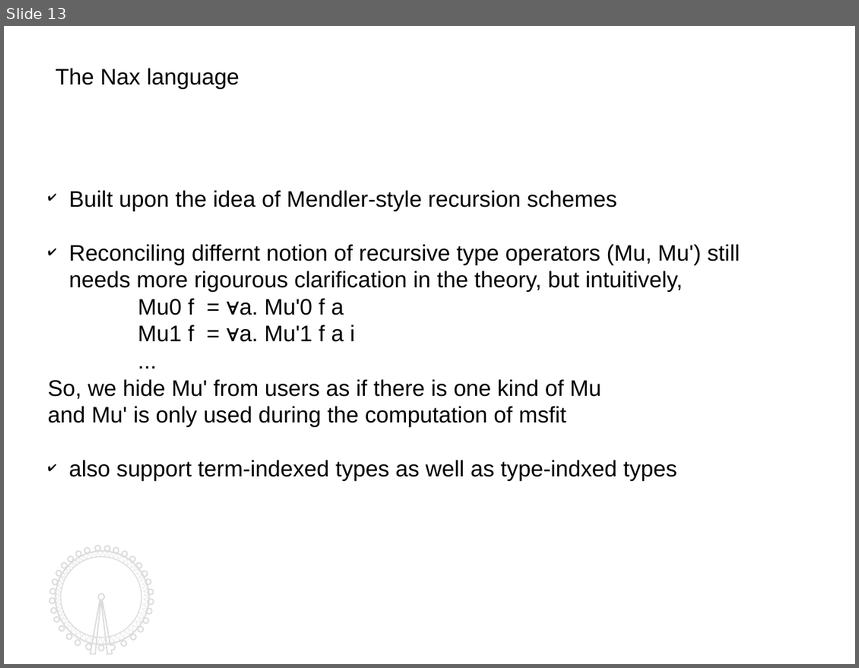
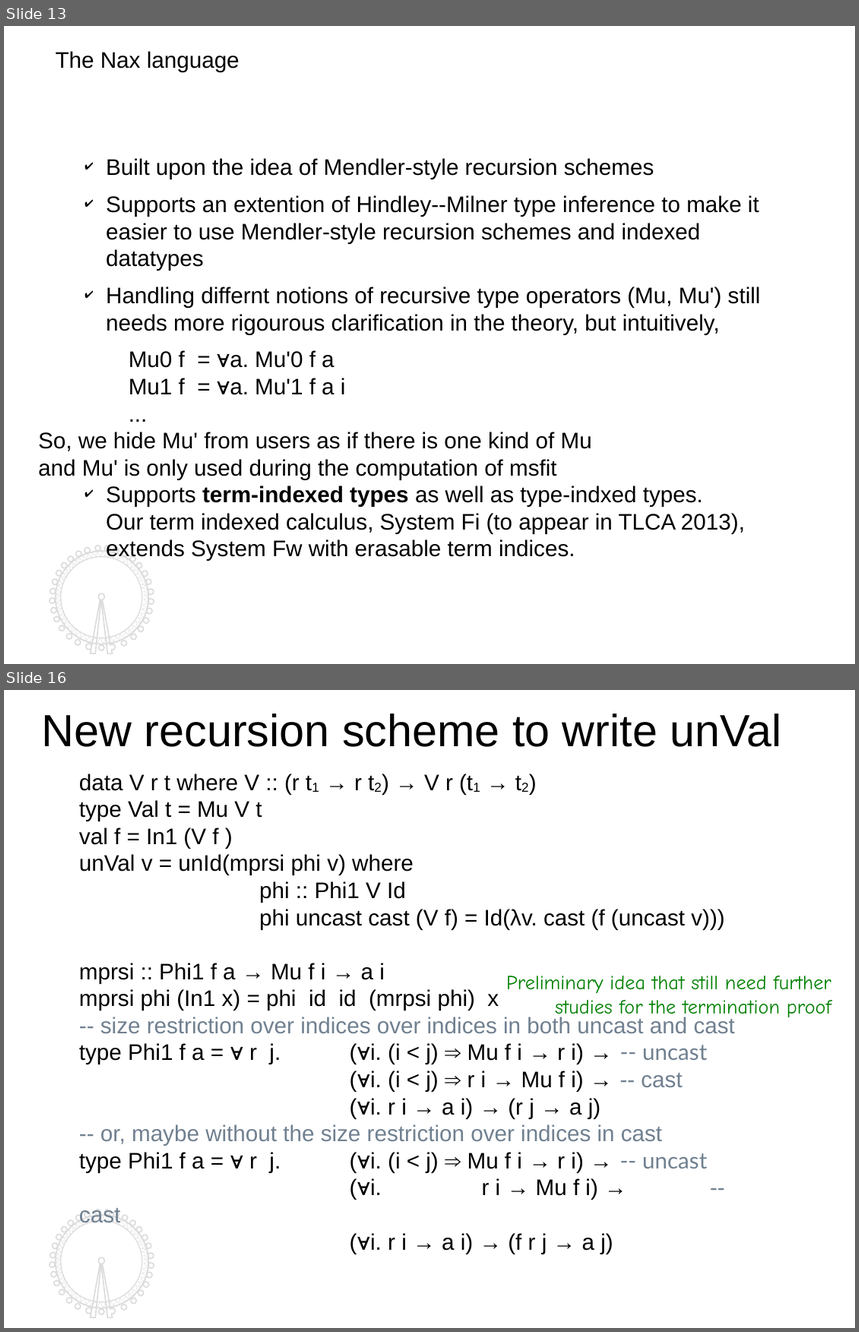
Before and after one commit to kyagrd/nax, a slide deck: trunk/draft/TYPES13/ppt/myslide.odp. Shown one above the other, each under a label of ours: slide 13 before the commit, slides 13 and 16 after it; the slides between them are not shown. The pictures are 859x668 and 859x1332 pixels, drawn with LibreOffice and Linux fonts; fonts in the diff are those of the drawing. Boxes give left, top, right and bottom in pixels: in the first picture for what was removed or moved away, otherwise in the second. Text is boxed around its words. In the diff, an @@ line names an element or a change of style, - is before the commit and + after.

```diff
--- a/trunk/draft/TYPES13/ppt/myslide.odp
+++ b/trunk/draft/TYPES13/ppt/myslide.odp
@@ slide 16 added at box(4, 690, 855, 1328), background #FFFFFF; not listed: 4 template elements that a slide beside it also shows @@
@@ text added at box(42, 714, 781, 747), 36 pt, text #000000 @@
+New recursion scheme to write unVal
@@ text added at box(79, 774, 735, 1254), 18 pt, text #000000 @@
+data V r t where V :: (r t1 → r t2) → V r (t1 → t2)
+type Val t = Mu V t
+val f = In1 (V f )
+unVal v = unId(mprsi phi v) where
+phi :: Phi1 V Id
+phi uncast cast (V f) = Id(λv. cast (f (uncast v)))
+mprsi :: Phi1 f a → Mu f i → a i
+mprsi phi (In1 x) = phi id id (mrpsi phi) x
+-- size restriction over indices over indices in both uncast and cast
+type Phi1 f a = ∀ r j. (∀i. (i < j) ⇒ Mu f i → r i) → -- uncast
+(∀i. (i < j) ⇒ r i → Mu f i) → -- cast
+(∀i. r i → a i) → (r j → a j)
+-- or, maybe without the size restriction over indices in cast
+type Phi1 f a = ∀ r j. (∀i. (i < j) ⇒ Mu f i → r i) → -- uncast
+(∀i. r i → Mu f i) → -- cast
+(∀i. r i → a i) → (f r j → a j)
@@ text added at box(506, 976, 832, 1021), 16 pt, text #008000 @@
+Preliminary idea that still need further studies for the termination proof
@@ slide 13 changed as well @@
@@ text "The Nax language": place and size @@
-text "The Nax language" at box(56, 68, 240, 89)
+text "The Nax language" at box(56, 51, 240, 72)
@@ text "Built upon the idea of ...": place and size @@
-text "Built upon the idea of ..." at box(48, 190, 740, 481)
+text "Built upon the idea of ..." at box(38, 158, 761, 561)
@@ text at box(106, 158, 655, 180): indent changed; more space between paragraphs @@
@@ text at box(106, 195, 761, 335): text changed @@
-✔ Reconciling differnt notion of recursive type operators (Mu, Mu') still needs more rigourous clarification in the theory, but intuitively,
+✔ Supports an extention of Hindley--Milner type inference to make it easier to use Mendler-style recursion schemes and indexed datatypes
+✔ Handling differnt notions of recursive type operators (Mu, Mu') still needs more rigourous clarification in the theory, but intuitively,
@@ text at box(106, 486, 745, 561): text changed @@
-✔ also support term-indexed types as well as type-indxed types
+✔ Supports term-indexed types as well as type-indxed types.
+  Our term indexed calculus, System Fi (to appear in TLCA 2013), extends System Fw with erasable term indices.
@@ outline redrawn in 3 elements at box(56, 552, 149, 645), box(49, 547, 154, 655), box(56, 552, 148, 645) @@
```
Also in this commit, not shown: 12 other slides changed, 3 other slides added, 2 slides removed, 2 other files.
